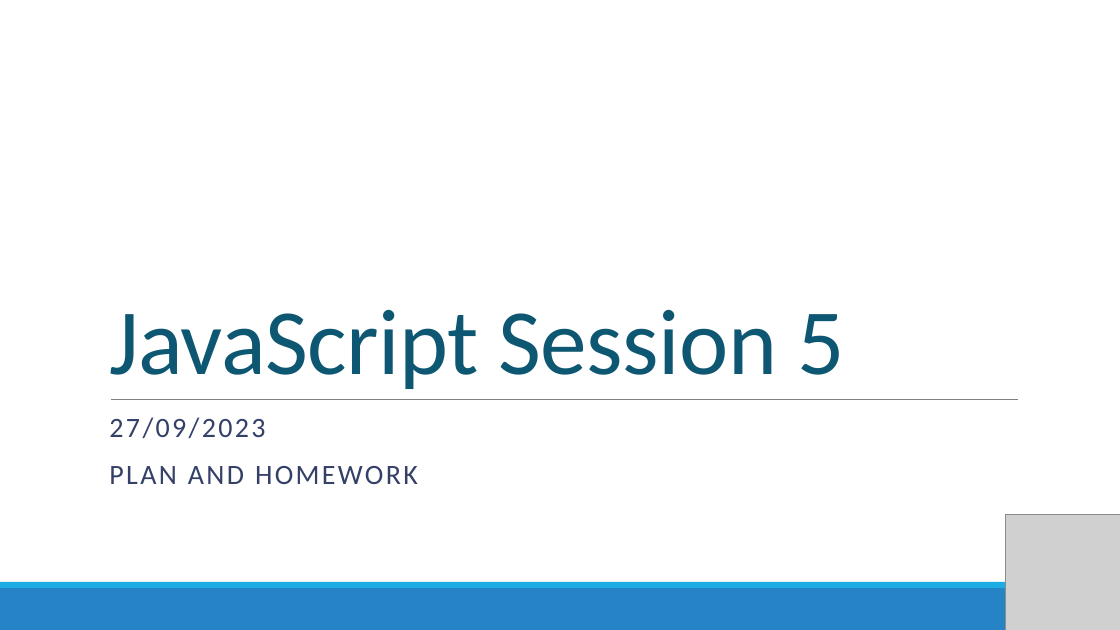
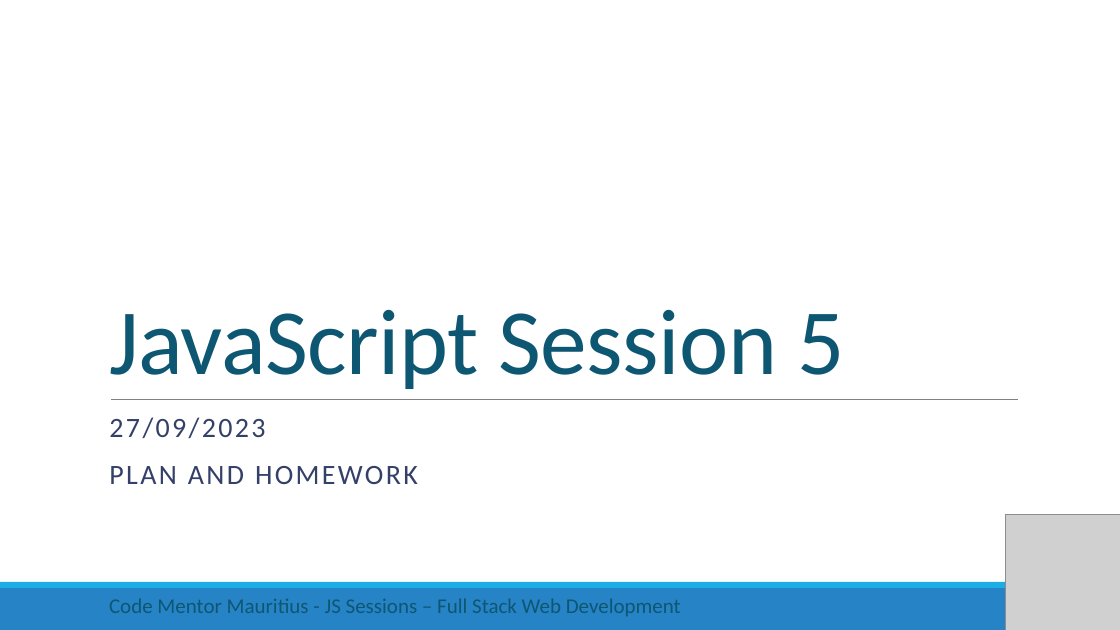
Before and after one commit to rishigujadhur1/Slides, a slide deck: slide 1 of ModernJS/JS Session 5.pptx. Drawn at 1120x630 pixels with LibreOffice and Linux fonts; fonts in the diff are those of the drawing; grey boxes stand for pictures. Boxes give left, top, right and bottom in pixels: in the first picture for what was removed or moved away, otherwise in the second. Text is boxed around its words. In the diff, an @@ line names an element or a change of style, - is before the commit and + after.

```diff
--- a/ModernJS/JS Session 5.pptx
+++ b/ModernJS/JS Session 5.pptx
@@ text added at box(109, 598, 681, 616), 18 pt, text #0E5772 @@
+Code Mentor Mauritius - JS Sessions – Full Stack Web Development
```
Also in this commit, not shown: 5 other slides changed, 4 slides added, 1 slide removed.
